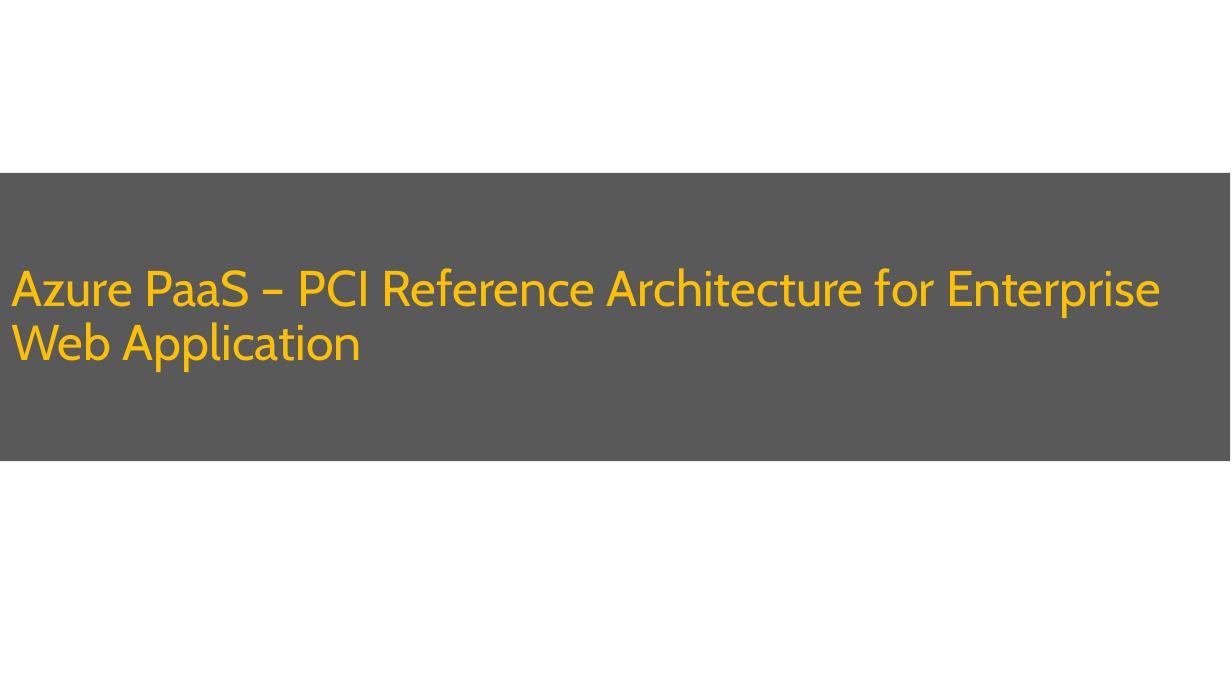
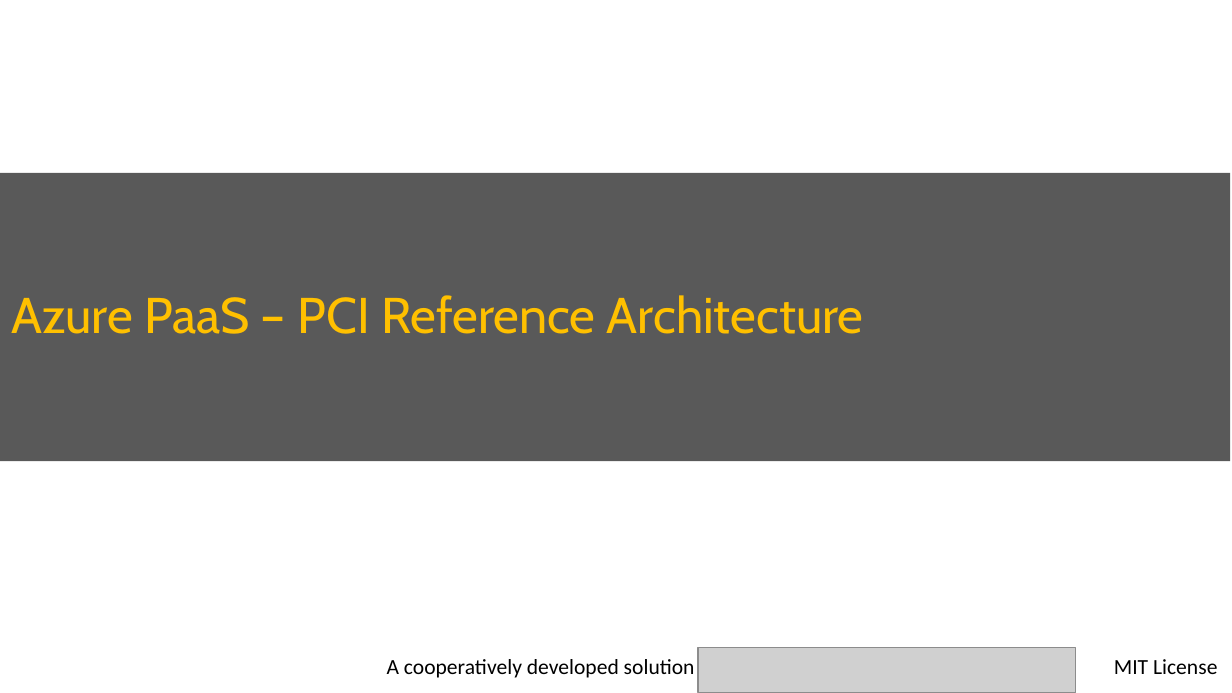
Before and after one commit to Cloudneeti/pci-paas-webapp-ase-sqldb-appgateway-keyvault-oms, a slide deck: slide 1 of documents/Azure_PCI_PaaS_Management_Reference_Architecture.pptx (slide 2 before the commit). Drawn at 1232x693 pixels with LibreOffice and Linux fonts; fonts in the diff are those of the drawing; grey boxes stand for pictures. Boxes give left, top, right and bottom in pixels: in the first picture for what was removed or moved away, otherwise in the second. Text is boxed around its words. In the diff, an @@ line names an element or a change of style, - is before the commit and + after.

Commit message:
revised references with recent updates

```diff
--- a/documents/Azure_PCI_PaaS_Management_Reference_Architecture.pptx
+++ b/documents/Azure_PCI_PaaS_Management_Reference_Architecture.pptx
@@ title at [11,295,864,334]: text changed @@
-Azure PaaS – PCI Reference Architecture for Enterprise Web Application
+Azure PaaS – PCI Reference Architecture
@@ text added at [387,659,695,678], 14 pt, text #000000 @@
+A cooperatively developed solution
@@ picture added at [699,648,1077,693] @@
@@ text added at [1114,659,1217,674], 14 pt, text #000000 @@
+MIT License
```
Also in this commit, not shown: 5 other slides changed, 4 slides removed, 3 other files.
